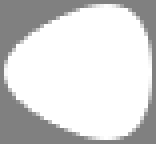
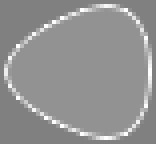
Before/after of a w=156, h=144 layered artwork. What changed in the layer stack:
removed layer "Layer 2 copy's Outer Stroke copy" over box(4, 4, 152, 140)
added layer "Layer 1" above "Layer 4" over box(4, 4, 152, 140)
